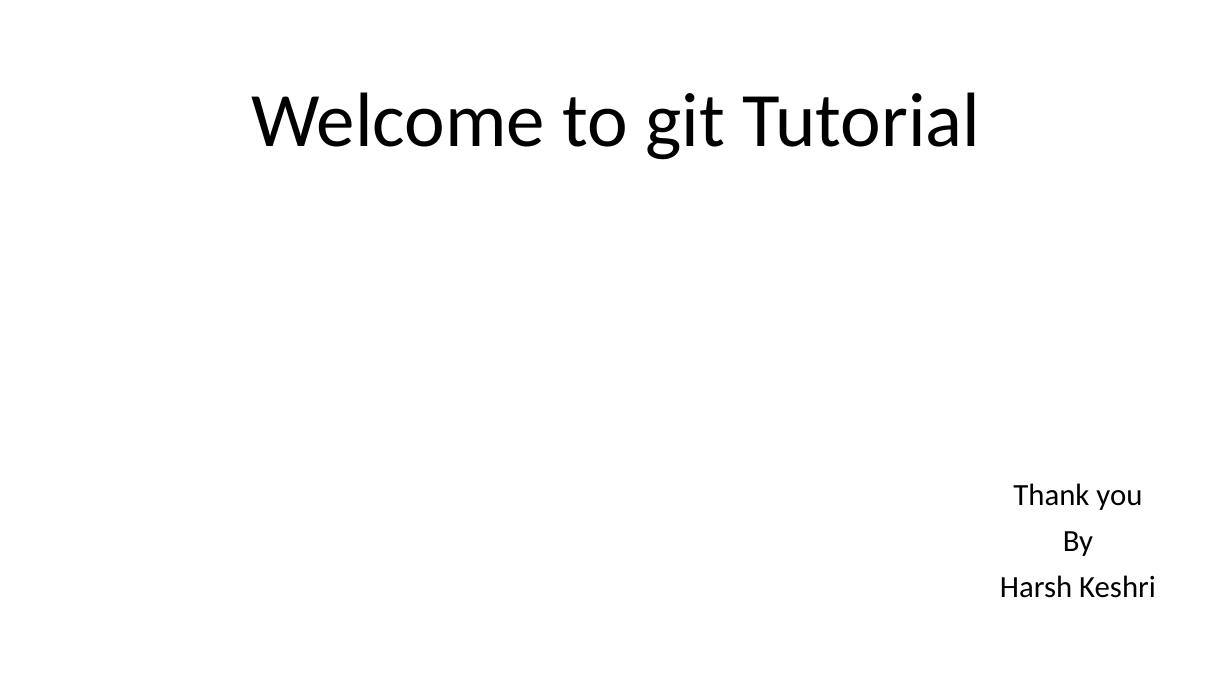
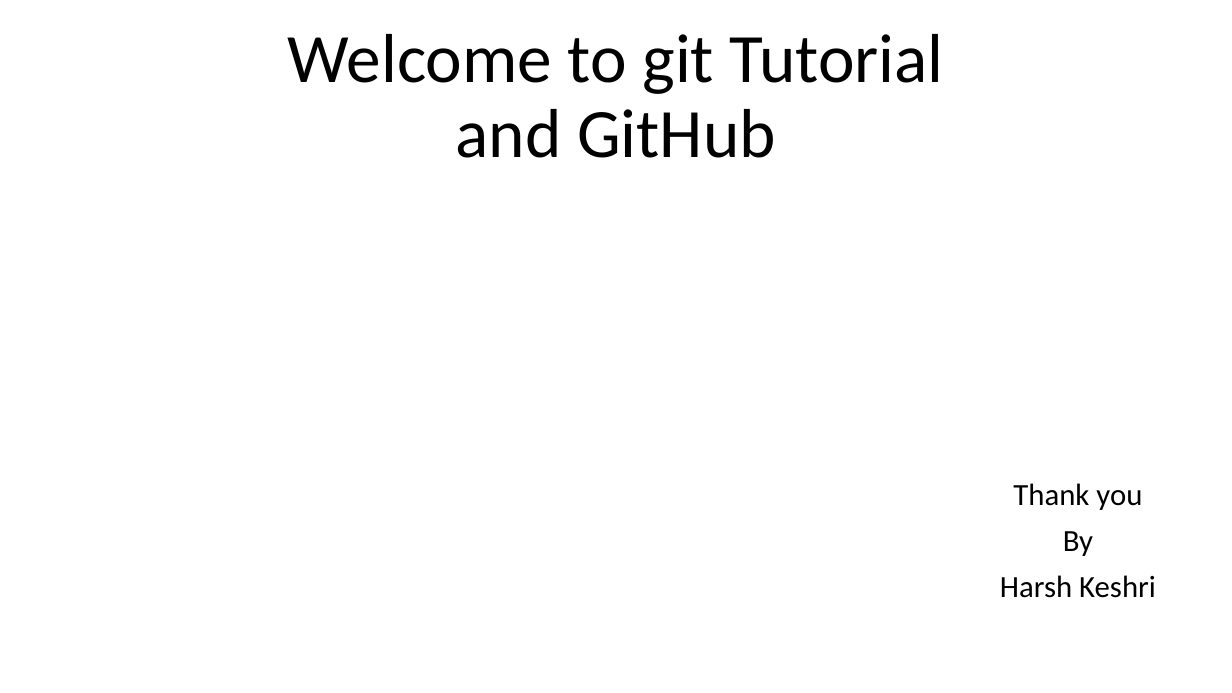
Before and after one commit to yeskeshri1/Practice2, a slide deck: slide 1 of Power.pptx. Drawn at 1232x693 pixels with LibreOffice and Linux fonts; fonts in the diff are those of the drawing. Boxes give left, top, right and bottom in pixels: in the first picture for what was removed or moved away, otherwise in the second. Text is boxed around its words. In the diff, an @@ line names an element or a change of style, - is before the commit and + after.

Commit message:
Power

```diff
--- a/Power.pptx
+++ b/Power.pptx
@@ title at (288, 34, 944, 158): text changed; size 60 to 54 pt @@
-Welcome to git Tutorial
+Welcome to git Tutorial
+and GitHub
```
